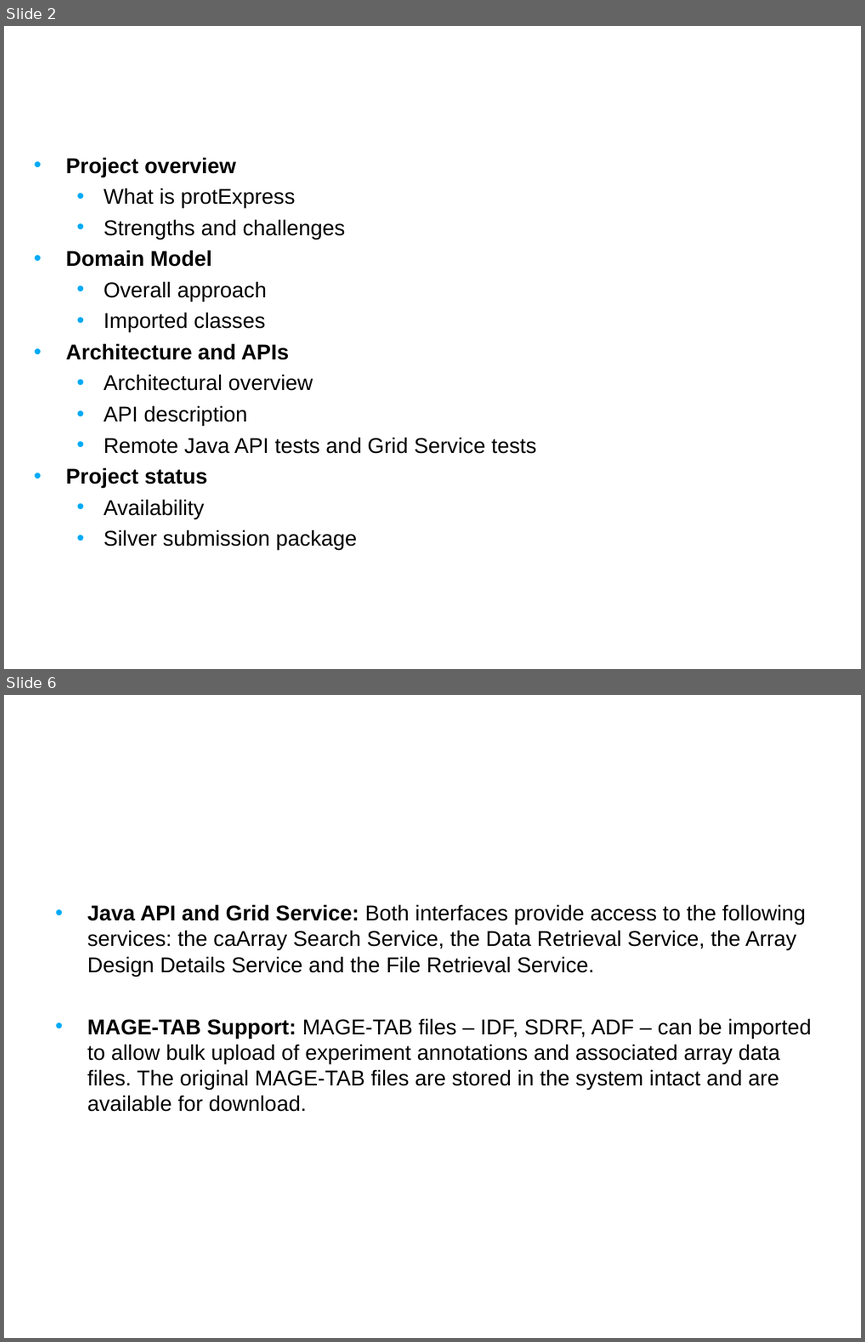
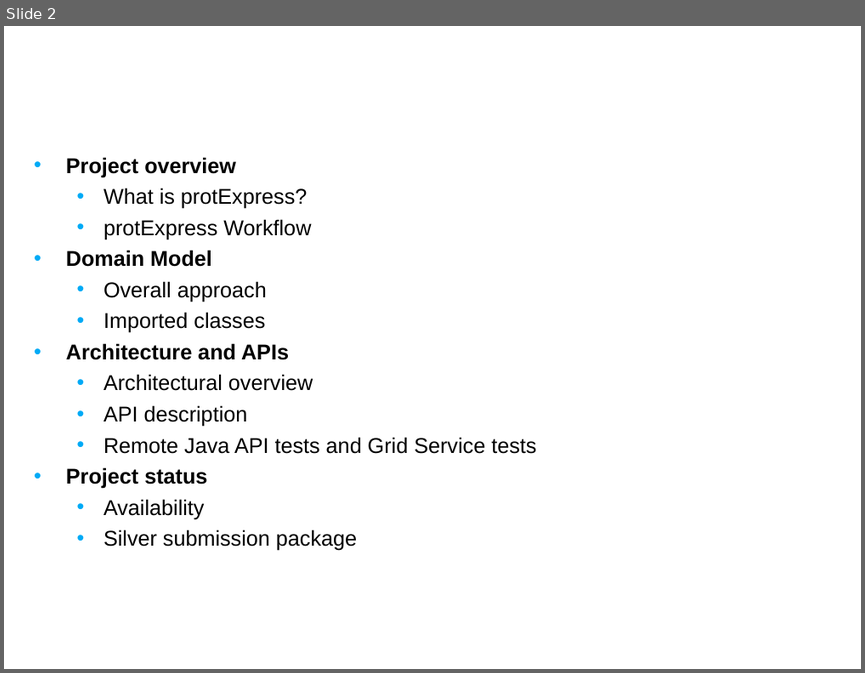
Before and after one commit to NCIP/prot-express, a slide deck: docs/silver_compatibility_review/1.0/artifacts/01. protexpress_silver_compat_kickoff_Jan_2008.ppt. Shown one above the other, each under a label of ours: slides 2 and 6 before the commit, slide 2 after it; the slides between them are not shown. The pictures are 865x1342 and 865x673 pixels, drawn with LibreOffice and Linux fonts; fonts in the diff are those of the drawing; background and template pictures are left out. Boxes give left, top, right and bottom in pixels: in the first picture for what was removed or moved away, otherwise in the second. Text is boxed around its words. In the diff, an @@ line names an element or a change of style, - is before the commit and + after.

```diff
--- a/docs/silver_compatibility_review/1.0/artifacts/01. protexpress_silver_compat_kickoff_Jan_2008.ppt
+++ b/docs/silver_compatibility_review/1.0/artifacts/01. protexpress_silver_compat_kickoff_Jan_2008.ppt
@@ slide 6 removed at [4,695,861,1338], background picture (left out) @@
@@ title removed at [32,695,675,795] @@
-Project Overview: Other Features
@@ text removed at [87,904,812,1111] @@
-• Java API and Grid Service: Both interfaces provide access to the following services: the caArray Search Service, the Data Retrieval Service, the Array Design Details Service and the File Retrieval Service.
-• MAGE-TAB Support: MAGE-TAB files – IDF, SDRF, ADF – can be imported to allow bulk upload of experiment annotations and associated array data files. The original MAGE-TAB files are stored in the system intact and are available for download.
@@ slide 2 changed as well @@
@@ text at [103,188,311,239]: text changed @@
-  • What is protExpress
-  • Strengths and challenges
+  • What is protExpress?
+  • protExpress Workflow
```
Also in this commit, not shown: 10 other slides changed, 4 slides added, 8 other slides removed, 10 other files.
